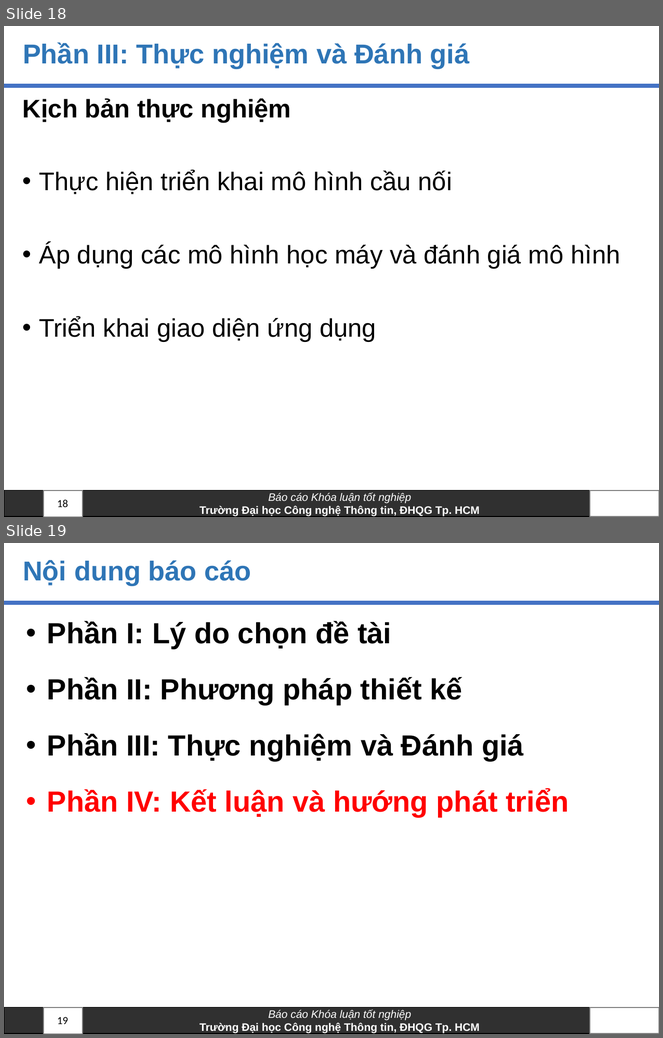
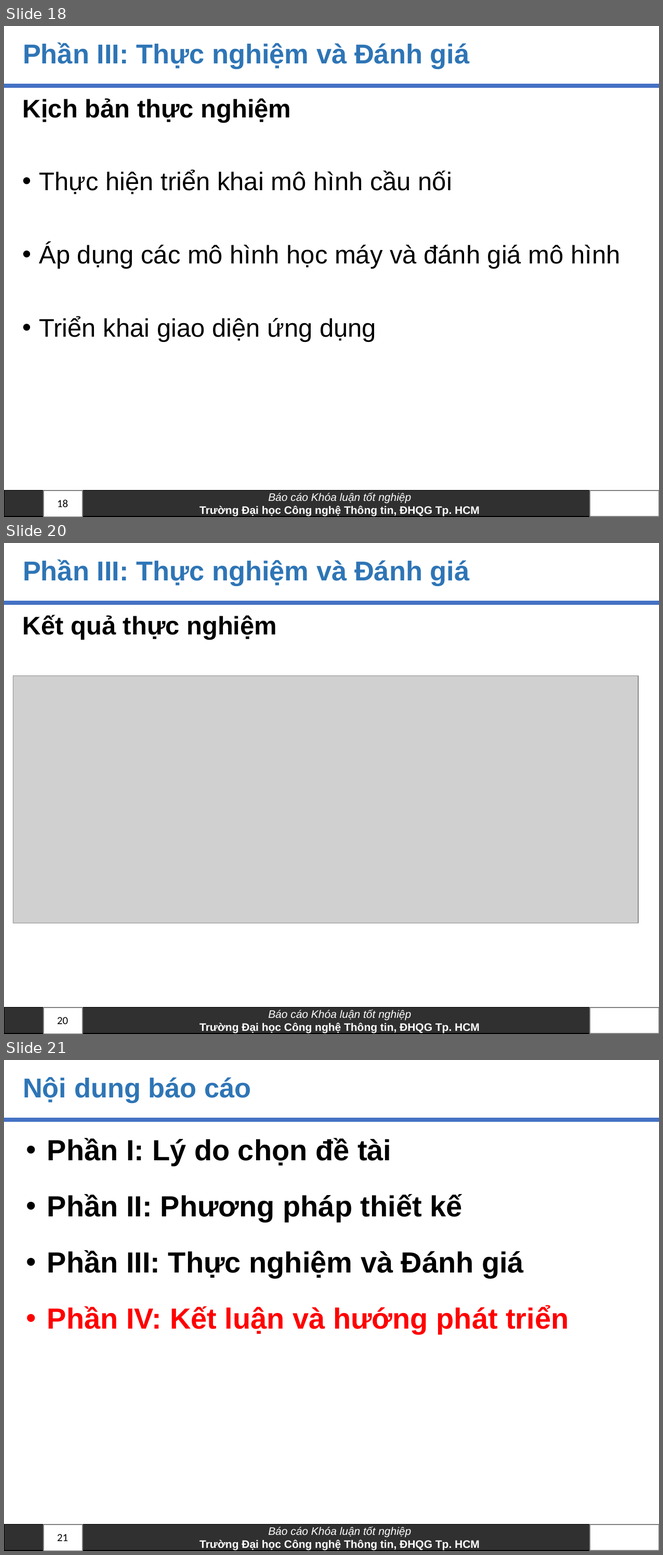
Before and after one commit to anhkiet1227/NT505_Thesis, a slide deck: Slide_20520605_VoAnhKiet.pptx. Shown one above the other, each under a label of ours: slides 18 and 19 before the commit, slides 18, 20 and 21 after it; the slides between them are not shown. The pictures are 663x1038 and 663x1555 pixels, drawn with LibreOffice and Linux fonts; fonts in the diff are those of the drawing; grey boxes stand for pictures; background and template pictures are left out. Boxes give left, top, right and bottom in pixels: in the first picture for what was removed or moved away, otherwise in the second. Text is boxed around its words. In the diff, an @@ line names an element or a change of style, - is before the commit and + after.

```diff
--- a/Slide_20520605_VoAnhKiet.pptx
+++ b/Slide_20520605_VoAnhKiet.pptx
@@ slide 20 added at [4,543,659,1034], background #FFFFFF; not listed: 4 template elements that a slide beside it also shows @@
@@ title added at [23,559,470,586], 30 pt, text #2E75B6, bold @@
+Phần III: Thực nghiệm và Đánh giá
@@ text added at [23,615,277,640], 28 pt, text #000000, bold @@
+Kết quả thực nghiệm
@@ picture added at [13,676,638,923] @@
@@ page number added at [57,1017,68,1025], 12 pt, text #000000 @@
+20
@@ what was slide 19 is now slide 21 @@
@@ page number at [57,1534,68,1542]: text changed @@
-19
+21
```
Also in this commit, not shown: 4 slides changed, 1 other slide added.
